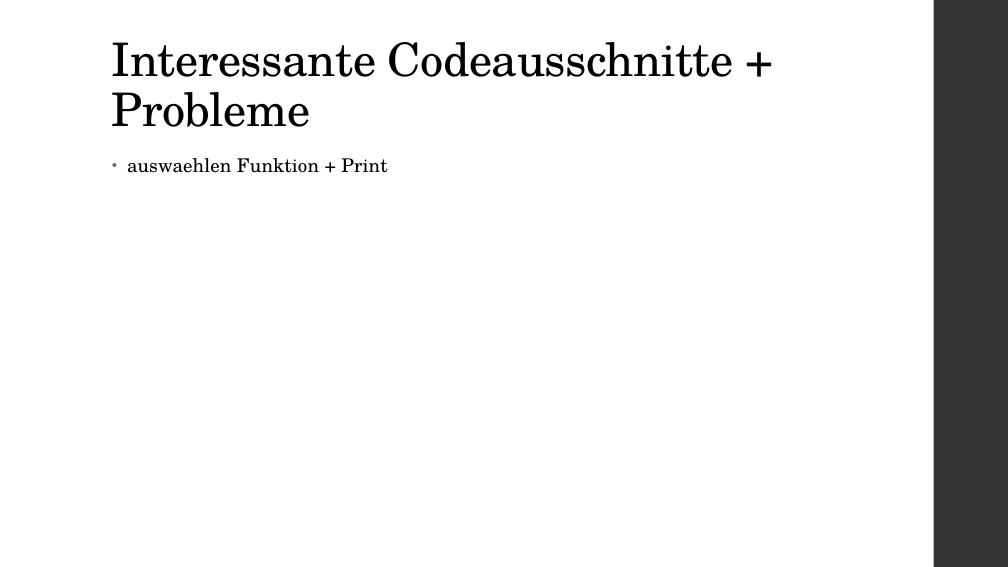
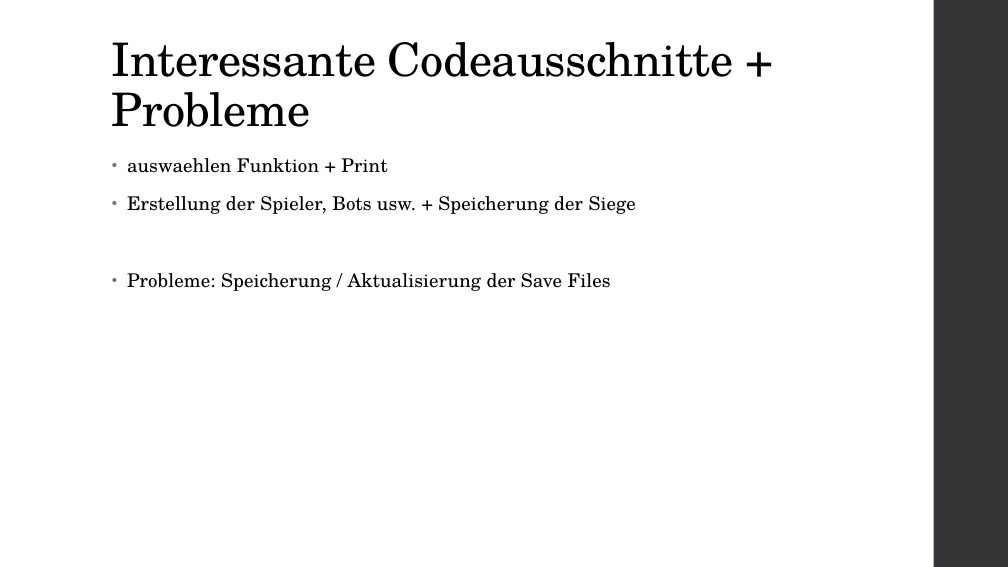
Before and after one commit to Wutze0/Mensch_Aergere_Dich_Nicht, a slide deck: slide 9 of MenschAergereDichNicht.pptx. Drawn at 1008x567 pixels with LibreOffice and Linux fonts; fonts in the diff are those of the drawing. Boxes give left, top, right and bottom in pixels: in the first picture for what was removed or moved away, otherwise in the second. Text is boxed around its words. In the diff, an @@ line names an element or a change of style, - is before the commit and + after.

```diff
--- a/MenschAergereDichNicht.pptx
+++ b/MenschAergereDichNicht.pptx
@@ text at [127, 196, 636, 291]: paragraphs added @@
+• Erstellung der Spieler, Bots usw. + Speicherung der Siege
+• Probleme: Speicherung / Aktualisierung der Save Files
```
Also in this commit, not shown: 6 other slides changed, 1 slide removed.
